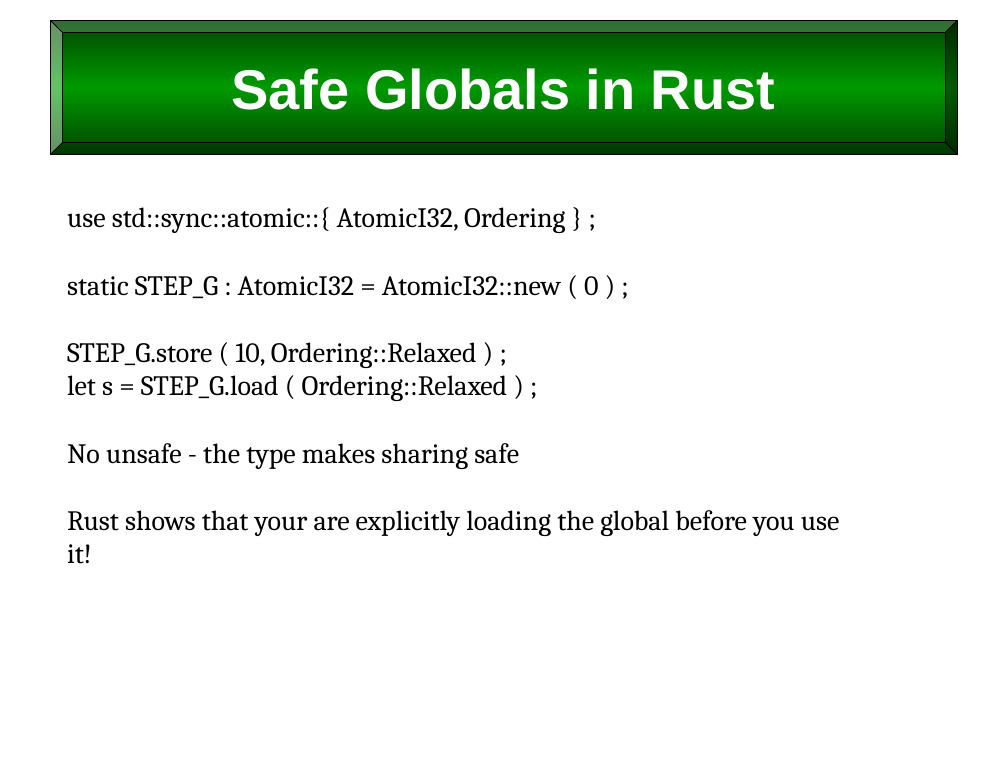
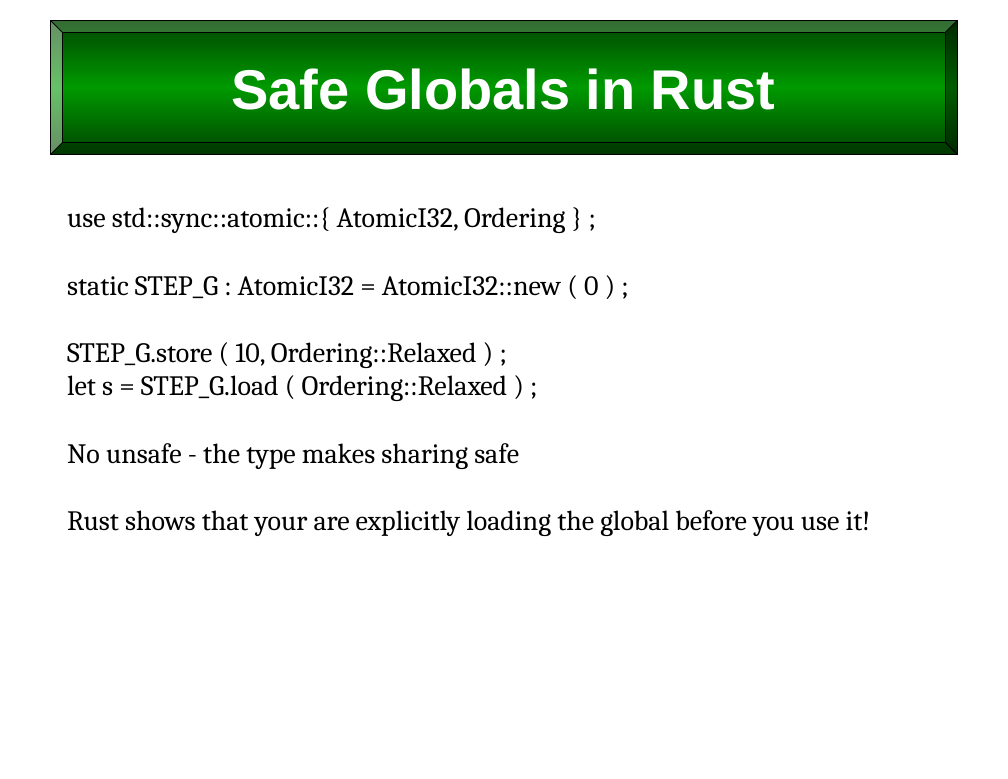
Before and after one commit to billswartz7/IntroToProgramming, a slide deck: slide 51 of Slides/L10_Scope-and-Persistence.pptx. Drawn at 1008x779 pixels with LibreOffice and Linux fonts; fonts in the diff are those of the drawing. Boxes give left, top, right and bottom in pixels: in the first picture for what was removed or moved away, otherwise in the second. Text is boxed around its words. In the diff, an @@ line names an element or a change of style, - is before the commit and + after.

Commit message:
Added globals code and updated L10 and L11

```diff
--- a/Slides/L10_Scope-and-Persistence.pptx
+++ b/Slides/L10_Scope-and-Persistence.pptx
@@ text "use std::sync::atomic::{ AtomicI32, Ordering } ..." rewrapped from (67,207,840,564) to (67,207,871,536) @@
```
Also in this commit, not shown: 7 other slides changed, 8 other files.
